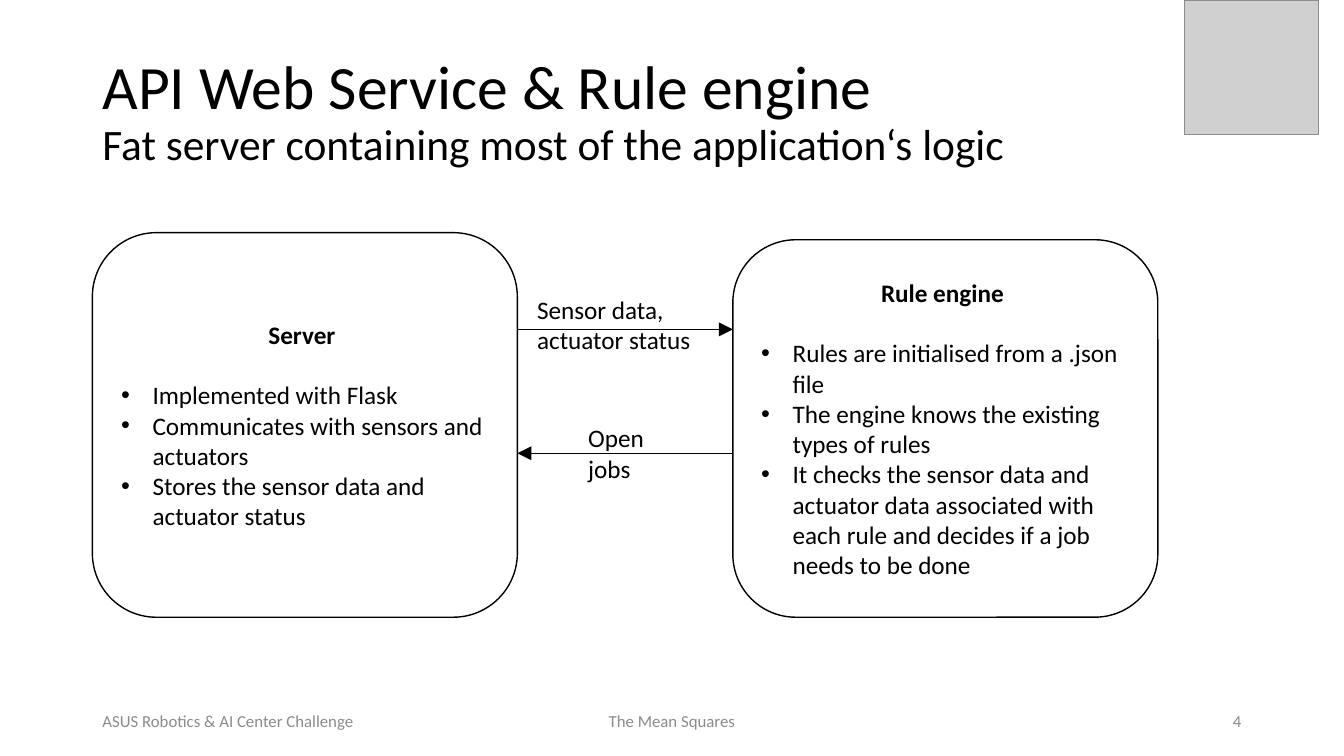
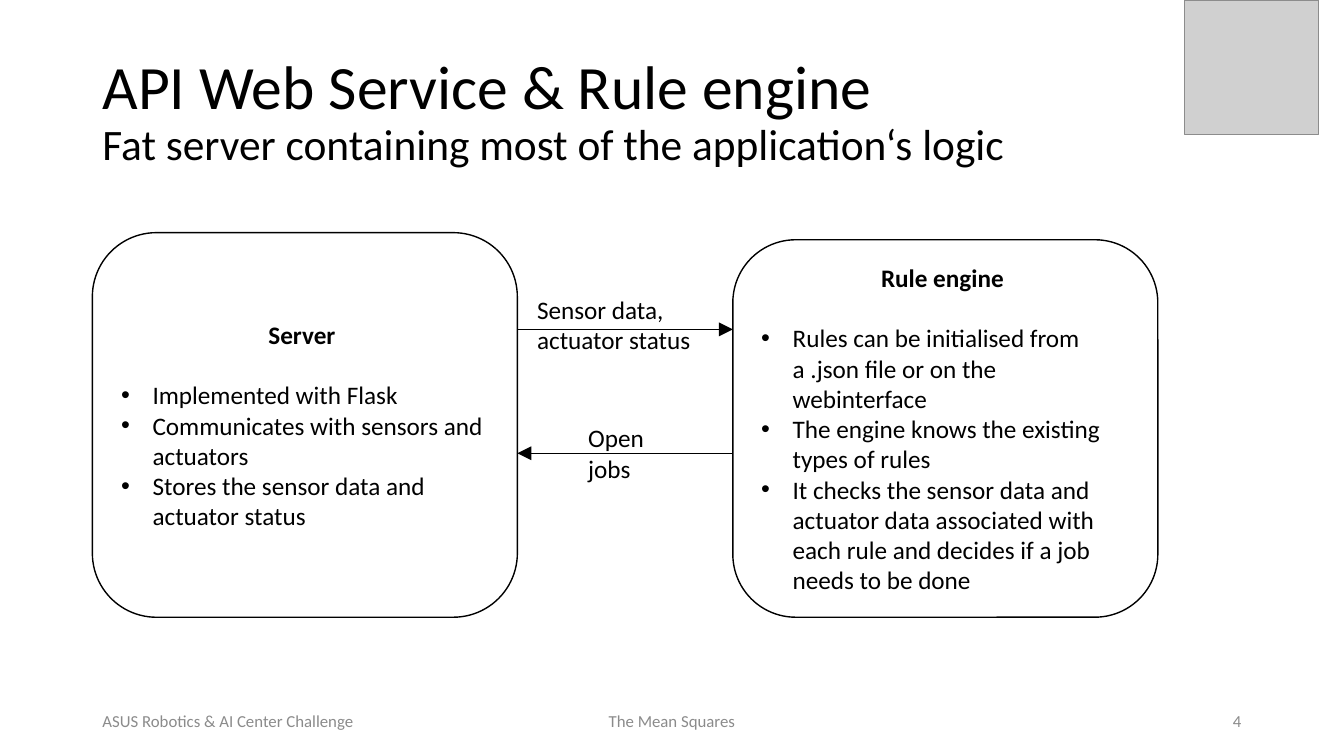
Before and after one commit to Karko93/Polyhack2020-Project, a slide deck: slide 4 of Documents/TheMeanSquares_ASUSChallenge.pptx. Drawn at 1344x756 pixels with LibreOffice and Linux fonts; fonts in the diff are those of the drawing; grey boxes stand for pictures; background and template pictures are left out. Boxes give left, top, right and bottom in pixels: in the first picture for what was removed or moved away, otherwise in the second. Text is boxed around its words. In the diff, an @@ line names an element or a change of style, - is before the commit and + after.

```diff
--- a/Documents/TheMeanSquares_ASUSChallenge.pptx
+++ b/Documents/TheMeanSquares_ASUSChallenge.pptx
@@ text in rounded rectangle at (x1=793, y1=329, x2=1079, y2=408): text changed @@
-• Rules are initialised from a .json file
+• Rules can be initialised from a .json file or on the webinterface
```
Also in this commit, not shown: 3 other slides changed, 1 other file.
